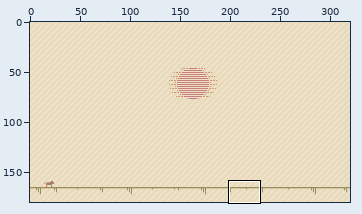
Two versions of one pixel-art file, asset-creation/background.aseprite. The first picture is a wide view before the edit; the outline marks the close-up.
Close-up. Old version:
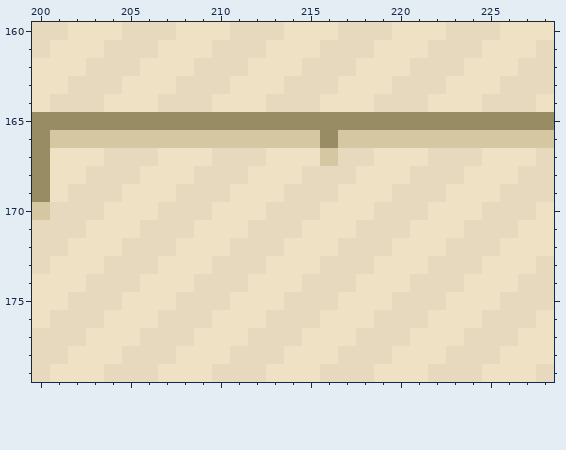
320x180 pixels, 1 frame. Shown: x 200..228, y 160..179. The commit also changed other parts of the picture, which this record leaves out.
After the commit:
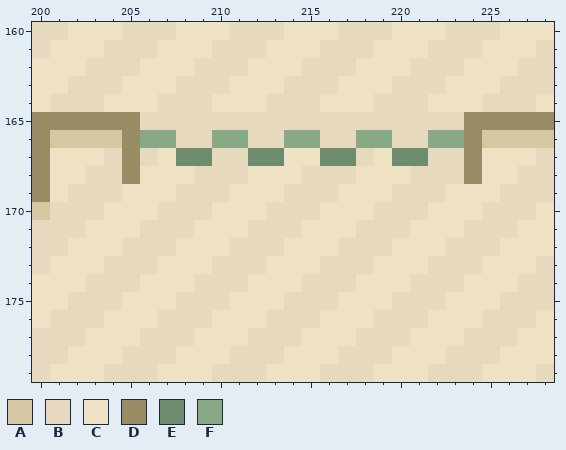
Palette (. is transparent): A #d6c7a3  B #e6d9bd  C #eee1c4  D #978c63  E #6f8b6e  F #87a985
Edits made:
layer "water1" added
Layer "water1":
y 165: x 206..223 DDDDDDDDDDDDDDDDDD -> BBBBBBBBBBBBBBBBBB
y 166: x 205..224 AAAAAAAAAAADAAAAAAAA -> DFFBBFFBBFFBBFFBBFFD
y 167: x 205 B -> D; x 208..209 CC -> EE; x 212..213 BC -> EE; x 216..217 AB -> EE; x 220..221 CC -> EE; x 224 B -> D
y 168: x 205 B -> D; x 224 C -> D
Changed places in both close-ups, as pixel boxes (x1, y1, x2, y2):
changed: (122, 112, 482, 184)
